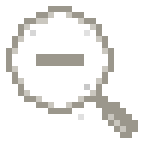
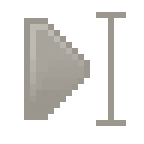
Layer changes from the first w=144, h=144 image to the second:
hid "zoom_out" over 6, 6, 138, 138
added layer "play cursor" above "play" over 24, 12, 126, 126
